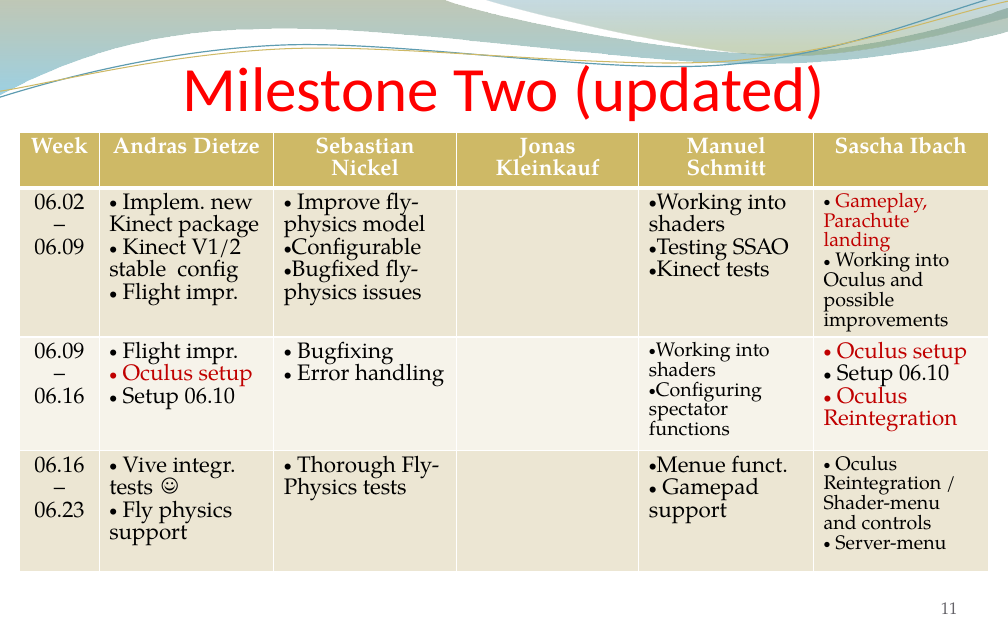
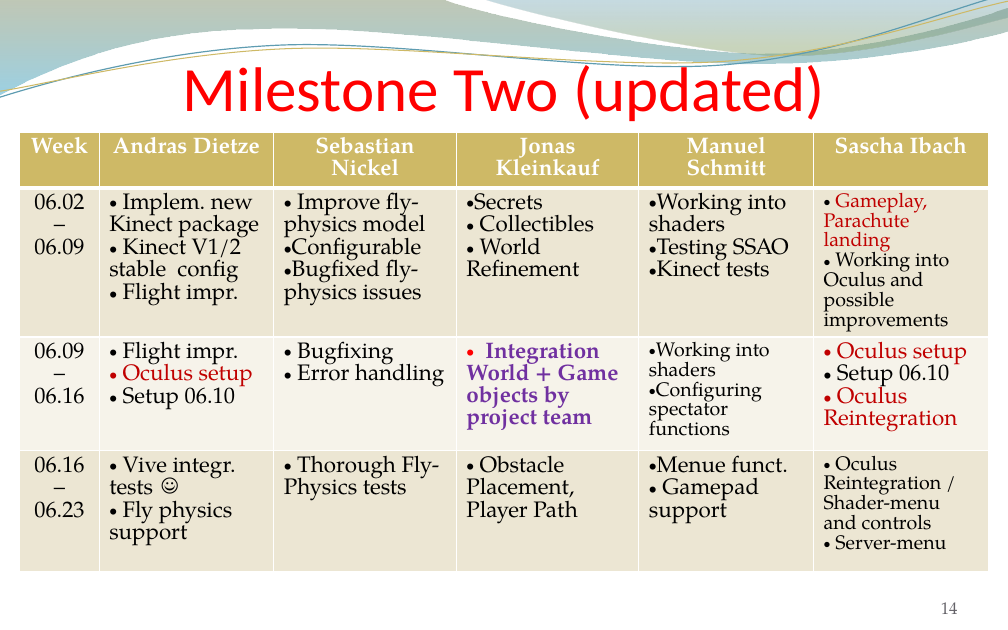
Before and after one commit to andreasdietze/Rift-WingsuitV2, a slide deck: slide 14 of Präsentationen/Zwischenpräsentation 16.06/Project proposal update 06.16 - Rift Wingsuit V2.pptx (slide 11 before the commit). Drawn at 1008x630 pixels with LibreOffice and Linux fonts; fonts in the diff are those of the drawing; background and template pictures are left out. Boxes give left, top, right and bottom in pixels: in the first picture for what was removed or moved away, otherwise in the second. Text is boxed around its words. In the diff, an @@ line names an element or a change of style, - is before the commit and + after.

```diff
--- a/Präsentationen/Zwischenpräsentation 16.06/Project proposal update 06.16 - Rift Wingsuit V2.pptx
+++ b/Präsentationen/Zwischenpräsentation 16.06/Project proposal update 06.16 - Rift Wingsuit V2.pptx
@@ table at (x1=20, y1=132, x2=988, y2=603) @@
-row 2, column 4: 
+row 2, column 4: Secrets / Collectibles / World Refinement
-row 3, column 4: 
+row 3, column 4: Integration World + Game objects by project team
-row 4, column 4: 
+row 4, column 4: Obstacle Placement, Player Path
@@ page number at (x1=941, y1=602, x2=958, y2=614): text changed @@
-11
+14
```
Also in this commit, not shown: 2 other slides changed, 3 slides added.
